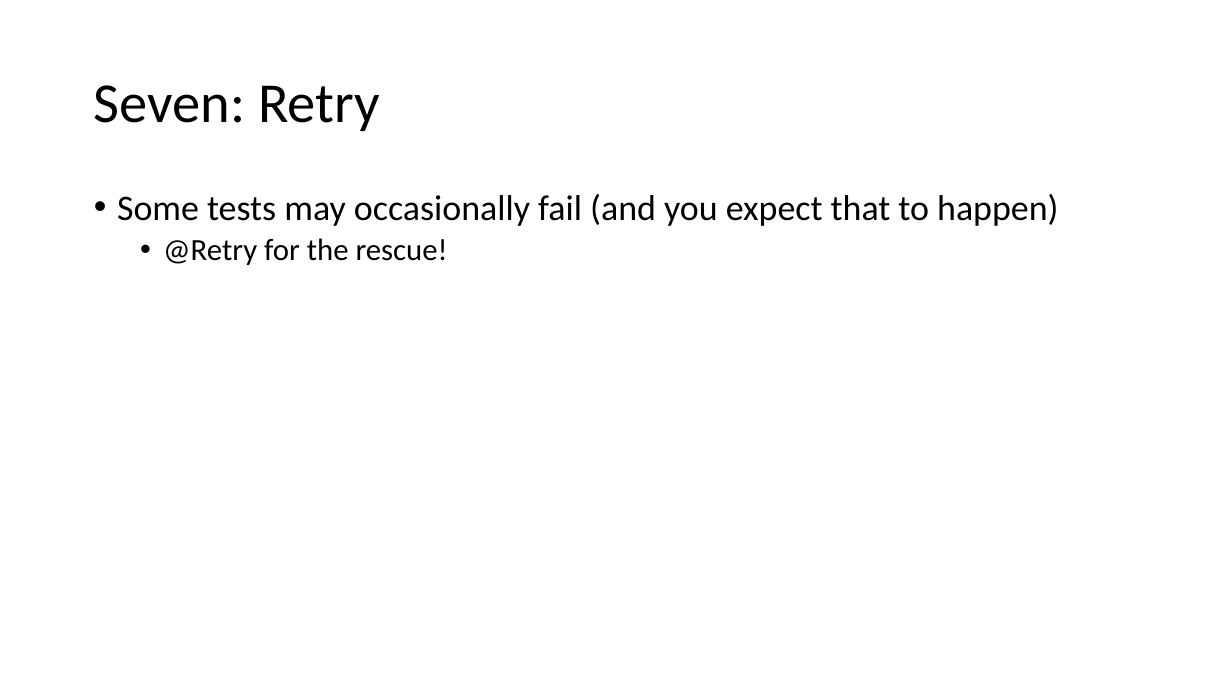
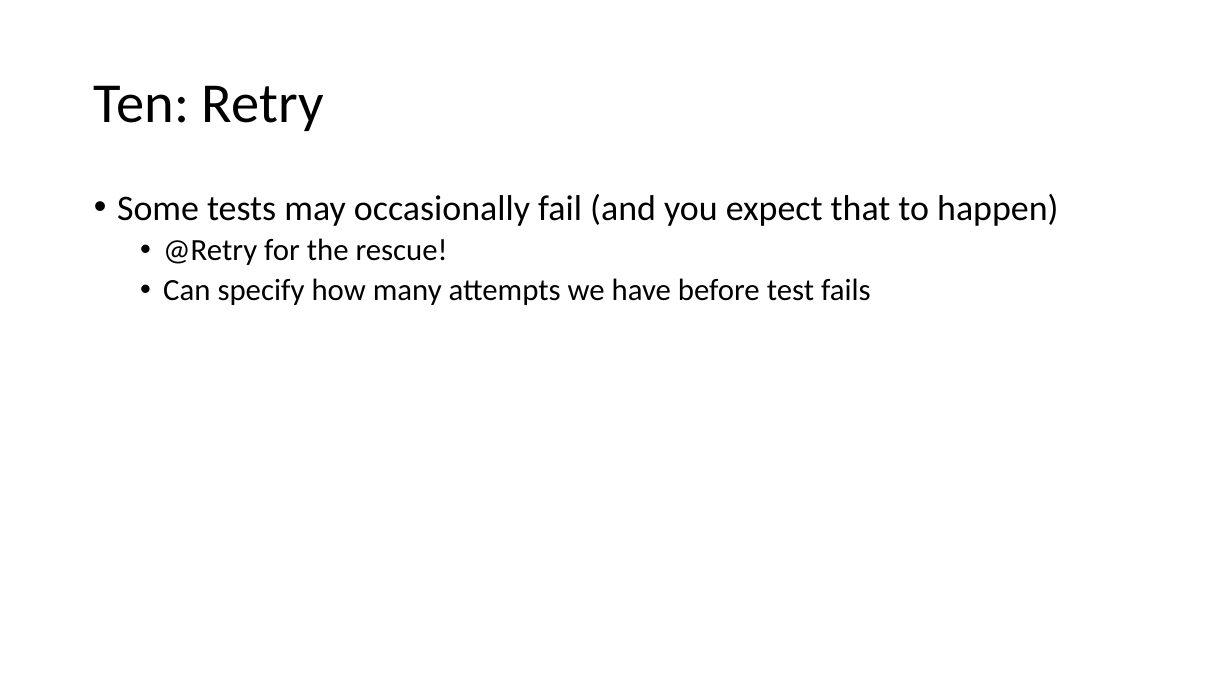
Before and after one commit to MiQr/spock-handsOn, a slide deck: slide 15 of ppt/Spock-HandsOn.pptx (slide 11 before the commit). Drawn at 1232x693 pixels with LibreOffice and Linux fonts; fonts in the diff are those of the drawing. Boxes give left, top, right and bottom in pixels: in the first picture for what was removed or moved away, otherwise in the second. Text is boxed around its words. In the diff, an @@ line names an element or a change of style, - is before the commit and + after.

Commit message:
Cleanup before presentation - contd.

```diff
--- a/ppt/Spock-HandsOn.pptx
+++ b/ppt/Spock-HandsOn.pptx
@@ title at box(94, 85, 324, 131): text changed @@
-Seven: Retry
+Ten: Retry
@@ text at box(163, 278, 871, 305): paragraph added @@
+  • Can specify how many attempts we have before test fails
```
Also in this commit, not shown: 6 other slides changed, 1 slide added, 1 other file.
